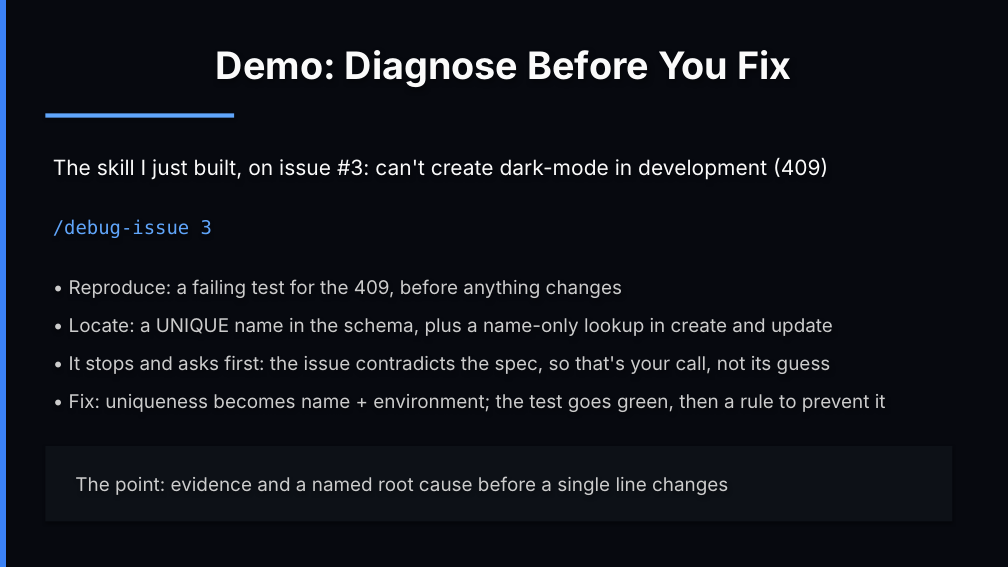
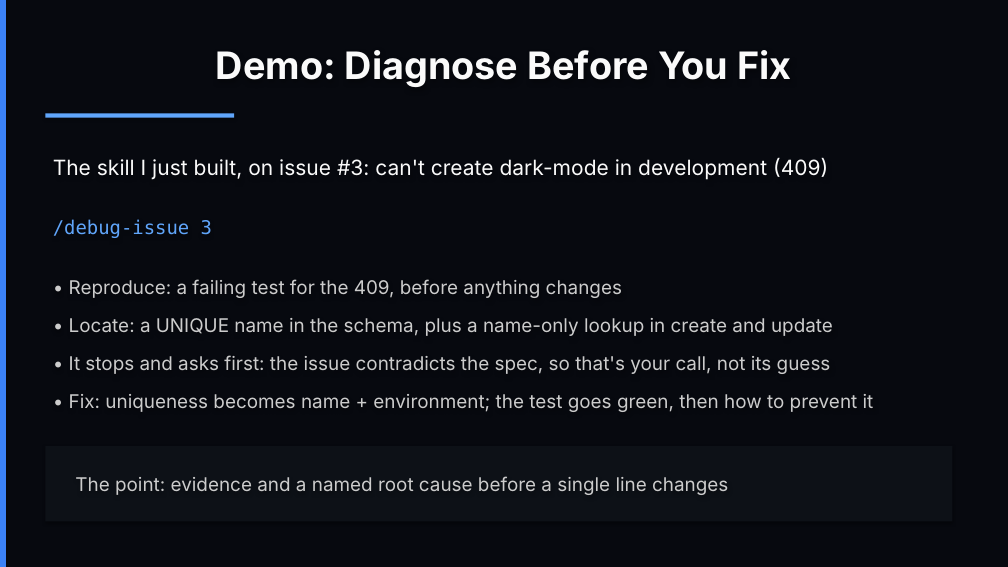
Before and after one commit to dynamous-business/goto-copenhagen-masterclass-resources, a slide deck: slide 41 of slides/agentic-engineering-masterclass-goto-copenhagen-2026.pptx. Drawn at 1008x567 pixels with LibreOffice and Linux fonts; fonts in the diff are those of the drawing. Boxes give left, top, right and bottom in pixels: in the first picture for what was removed or moved away, otherwise in the second. Text is boxed around its words. In the diff, an @@ line names an element or a change of style, - is before the commit and + after.

```diff
--- a/slides/agentic-engineering-masterclass-goto-copenhagen-2026.pptx
+++ b/slides/agentic-engineering-masterclass-goto-copenhagen-2026.pptx
@@ text at (69,394,874,412): text changed @@
-• Fix: uniqueness becomes name + environment; the test goes green, then a rule to prevent it
+• Fix: uniqueness becomes name + environment; the test goes green, then how to prevent it
```
Also in this commit, not shown: 1 other slide changed.
